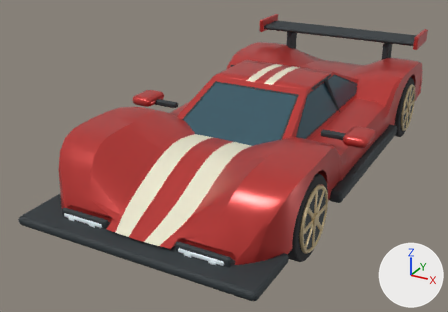
One commit to the glTF model godot/assets/cars/VEH_Apex_Prototype.glb: the scene before it, then after it.
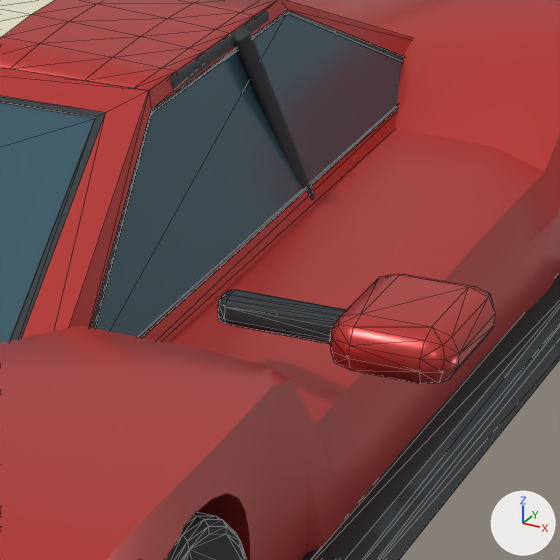
The first picture shows the older version from a camera (50 mm lens) standing at (2.37, -5.29, 2.63) and looking at (-0.34, -0.37, 0.17). The close-ups show the older and then the newer version on the part from 62% to 87% of the width and 23% to 59% of the height of that picture. Only the edits that show in the close-ups are written down. Lighting does not change. The marker at lower right points along +X, +Y and +Z. The close-ups show mesh edges as thin lines. Where no turn or scale is listed for an object, it has been applied to the vertices.

Names of what the first close-up shows: 'Continuous_roof_panel', 'GT_sculpted_body', 'Gasket_right', 'Gasket_windscreen', 'Glass_right', 'Glass_windscreen', 'Integrated_right_surround', 'Integrated_windscreen_surround', 'Mirror.001', 'Mirror_arm.001', 'Side_skirt.001', 'Window_divider.001' and 3 more.
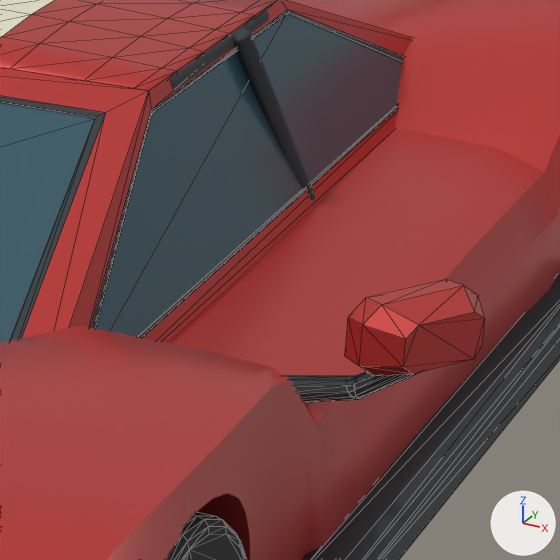
What the commit changed:
Mesh me_cone_003 is new.
It has 24 vertices, 44 faces and spans x -0.077..0.075, y -0.022..0.026, z -0.06..0.058.
It uses material mat_carbon (dark grey #2c3438).
Mesh me_cone_002 is new.
It has 24 vertices, 44 faces and spans x -0.0733..0.0721, y -0.0263..0.0306, z -0.0411..0.037.
It uses material mat_carbon (dark grey #2c3438).
Mesh me_mirrorhousing_l is new.
It has 40 vertices, 76 faces and spans x 0.97..1.161, y -0.697..-0.473, z 0.653..0.777.
Faces by material slot: [38, 38].
It uses material mat_racing_bodywork (red #c43c38).
It uses material mat_carbon (dark grey #2c3438).
Object 'Mirror_arm.001' (ob_mirror_arm_001) is deleted.
Object 'Mirror.001' (ob_mirror_001) is deleted.
Object 'MirrorStalk_L_1' (ob_mirrorstalk_l_1) is new; it shows me_cone_003.
Its location is (1.033, -0.605, 0.639).
Object 'MirrorStalk_L_0' (ob_mirrorstalk_l_0) is new; it shows me_cone_002.
Its location is (0.911, -0.593, 0.581).
Object 'MirrorHousing_L' (ob_mirrorhousing_l) is new; it shows me_mirrorhousing_l.
Its location is (0.0, 0.0, 0.0).

Location of each change, (x1, y1, x2, y2) in pixels of the close-ups (560 x 560 px):
'Mirror.001', deleted (red): before (330, 274, 495, 384)
'MirrorHousing_L', added: after (345, 279, 485, 376)
'Mirror_arm.001', deleted: before (218, 290, 346, 344)
'MirrorStalk_L_0', added: after (285, 375, 362, 402)
'MirrorStalk_L_1', added: after (352, 371, 417, 398)
